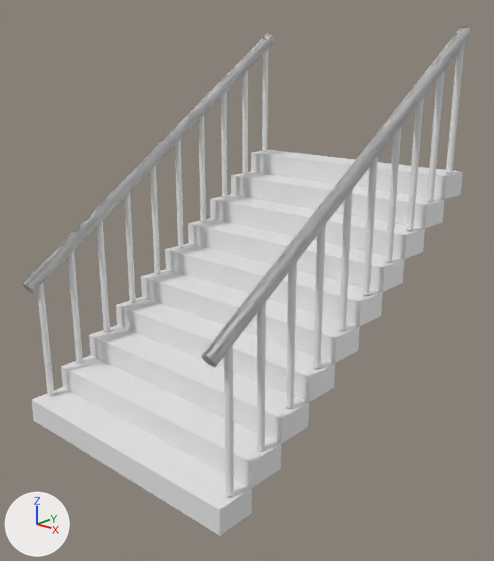
Renders of the Blender file ArtAssets/Escada/escadas.blend from each side of a commit.
Rendered twice from a 50 mm camera at (3.36, -2.53, 2.59) aimed at (0.07, 1.14, 0.97). The axes (+X, +Y, +Z) are drawn at lower left. The lights are the same throughout.

Names of what the first picture shows: 'Base_corrimao', 'Degraus', 'corrimao', 'corrimao.001'.
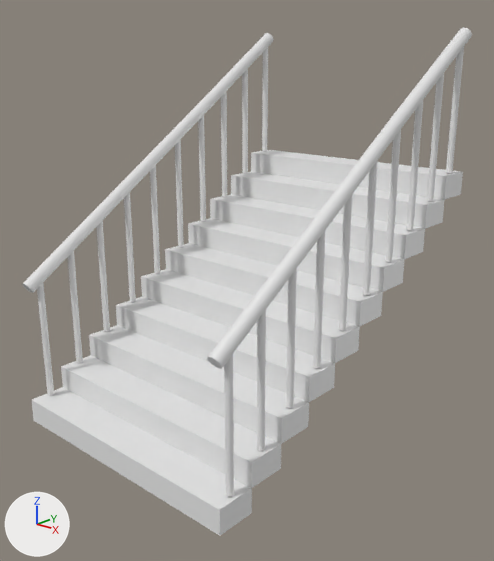
What changed in the scene script:
```text
Change me_cylinder_003:
    where me_cylinder_003.from_pydata(...)  # 96 vertices, 66 faces; spans x -1.0..1.0, y -1.0..1.0, z -5.39..1.0
    used by ob_corrimao_001; location = (-0.942, 2.151, 2.465); rotation_euler = (-0.992, -0.0187, -0.0133), in degrees (-57, -1.1, -0.8); scale = (0.05, 0.05, 0.5)
    me_cylinder_003 part 1: the whole mesh is multiplied about its middle by the matrix ((0.05, 0.001, -0.001), (-0.001, 0.027, 0.419), (0.001, -0.042, 0.274)), then moved by (-0.95, 1.23, 4.06)
Remove ob_corrimao:
    ob_corrimao = bpy.data.objects.new('corrimao', me_cylinder_002)
    ob_corrimao.location = (0.958, 2.123, 2.48)
    ob_corrimao.rotation_euler = (-0.992, 0.00103, -0.0133)  # degrees (-57, 0.1, -0.8)
    ob_corrimao.scale = (0.05, 0.05, 0.5)
    _m = ob_corrimao.modifiers.new('Mirror', 'MIRROR')
    _m.use_axis = (True, True, False)
Change ob_corrimao_001:
    ob_corrimao_001.rotation_euler: (-0.992, -0.0187, -0.0133) -> (0.0, 0.0, 0.0)  # degrees (-57, -1.1, -0.8) -> degrees (0, 0, 0)
    ob_corrimao_001.scale: (0.05, 0.05, 0.5) -> (1.0, 1.0, 1.0)
    ob_corrimao_001.location: (-0.942, 2.151, 2.465) -> (0.0, 0.0, 0.0)
    where _m = ob_corrimao_001.modifiers.new('Mirror', 'MIRROR')
    remove _m.use_axis = (True, True, False)
```

Where the change shows, as pixel boxes [x1, y1, x2, y2] in the pictures (494 x 561 px):
'corrimao.001', reshaped, moved, modifiers changed, turned, rescaled: before [22, 33, 274, 293]; after [22, 28, 472, 369]
'corrimao', deleted: before [201, 26, 472, 367]
